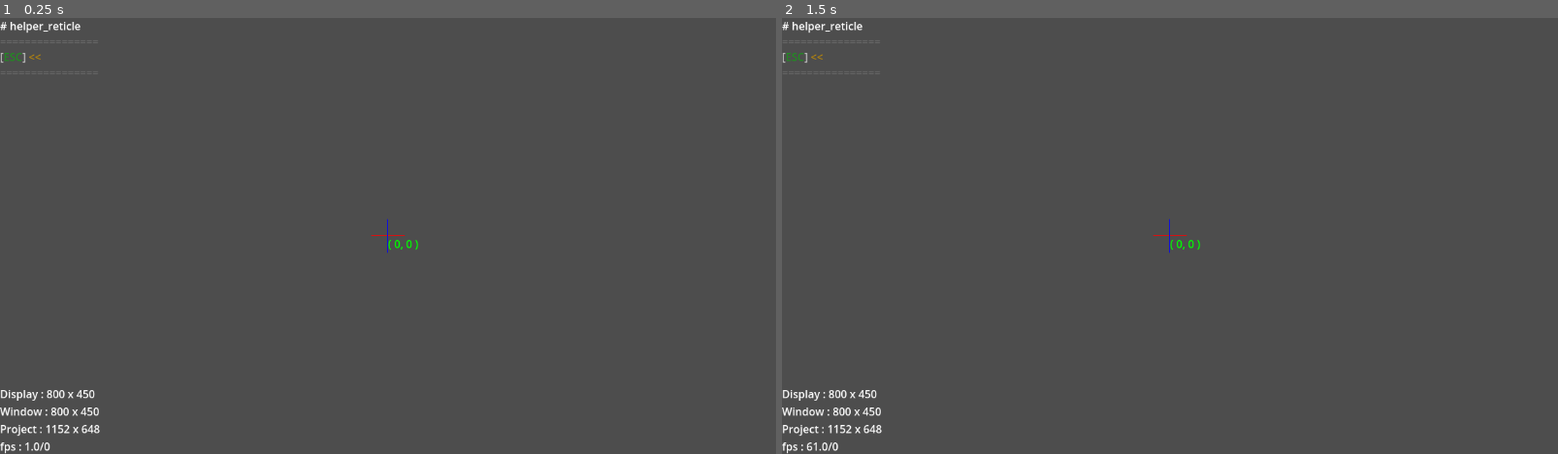
Above: before the commit, frames 1-2 (left to right).
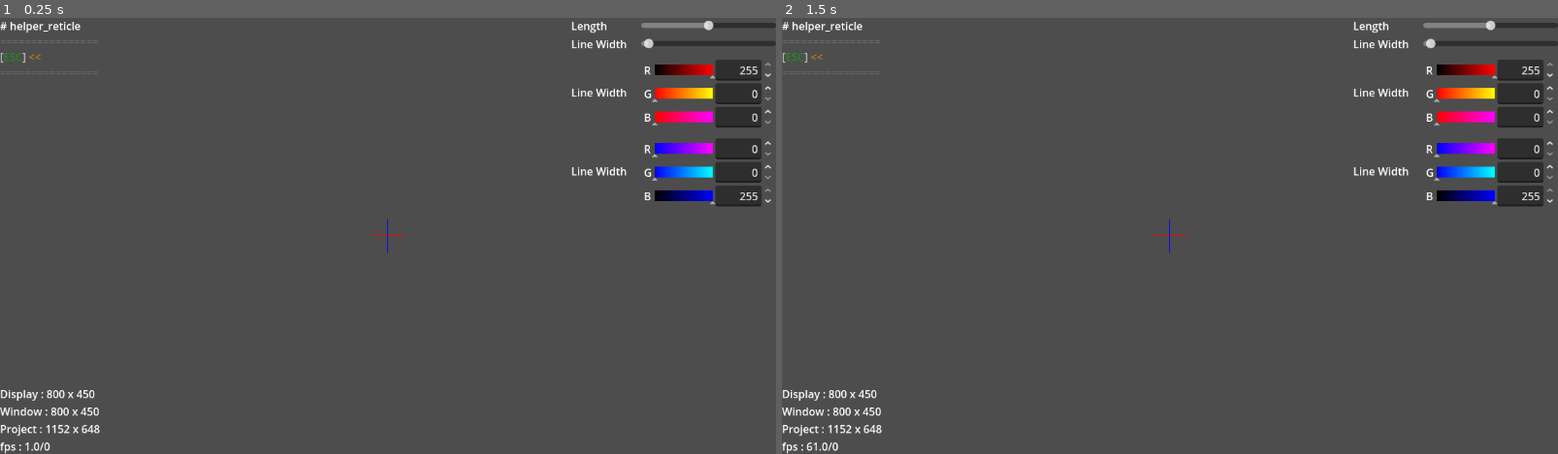
Above: after the commit, the same moments.

Repository: R2Road/godot_play_tool
Game: Godot game, scene res://test_helper/test_helper___reticle.tscn
Same seed, same stepped clock (60 frames per second), same inputs: the game is played once before the commit and once after it. This scene is started directly instead of the project's main scene.
Inputs (mouse positions are in pixels of both pictures, inside the frame that each line leads up to):
- Up to frame 1 (0.25 s): no input
- Up to frame 2 (1.5 s): tap Enter at 0.5 s; move the mouse to (1340, 214) at 0.52 s; hold D 0.53-1.25 s; tap 1 at 0.6 s; click (1340, 214) at 0.67 s; tap Space at 0.77 s; tap 2 at 0.8 s; drag from (1014, 257) to (1131, 323) at 1.27 s

The runs differ from the first frame. In frame 1, 3.6% of the frame differs, in the area x 50-100%, y 0-54%; in frame 2, 3.6%.
Error in both runs: Assertion failed. (res://addons/godot_play_tool/gdpt_global.gd:71)

Commit message:
update scene : test_helper___reticle

Diff:
--- a/project/test_helper/test_helper___reticle.gd
+++ b/project/test_helper/test_helper___reticle.gd
@@ -6,9 +6,18 @@
 static func scene_name()->String:
 	return "helper_reticle"
 
-
 static func scene_path()->String:
 	return super.scene_path()
+
+
+
+### Export #######################################################
+@export var test_helper : GDPTHelper_Reticle
+
+@export var length_slider : HSlider
+@export var line_width_slider : HSlider
+@export var color_h_picker : ColorPicker
+@export var color_v_picker : ColorPicker
 
 
 
@@ -19,3 +28,22 @@
 	pam.add_back( Key.KEY_ESCAPE )
 	pam.add_split()
 	build_summary( eSceneType.TEST )
+
+	#
+	#
+	#
+	length_slider.value = test_helper.length
+
+	line_width_slider.value = test_helper.line_width
+
+	color_h_picker.color = test_helper.color_h
+
+	color_v_picker.color = test_helper.color_v
+
+	#
+	length_slider.value_changed.connect( func( value )->void: test_helper.length = value )
+
+	line_width_slider.value_changed.connect( func( value )->void: test_helper.line_width = value )
+
+	color_h_picker.color_changed.connect( func( value )->void: test_helper.color_h = value )
+	color_v_picker.color_changed.connect( func( value )->void: test_helper.color_v = value )
--- a/project/test_helper/test_helper___reticle.tscn
+++ b/project/test_helper/test_helper___reticle.tscn
@@ -1,11 +1,92 @@
 [gd_scene load_steps=3 format=3 uid="uid://gvh05ct73ntt"]
 
 [ext_resource type="Script" uid="uid://d35mt46o4kus" path="res://test_helper/test_helper___reticle.gd" id="1_gtt6u"]
-[ext_resource type="PackedScene" uid="uid://dsuaumbxcknhr" path="res://addons/godot_play_tool/helper/helper_0_0.tscn" id="2_1a6t4"]
+[ext_resource type="PackedScene" uid="uid://8pengjsakrxj" path="res://addons/godot_play_tool/helper/helper_reticle.tscn" id="2_gtt6u"]
 
-[node name="test_helper___reticle" type="Node2D"]
+[node name="test_helper___reticle" type="Node2D" node_paths=PackedStringArray("test_helper", "length_slider", "line_width_slider", "color_h_picker", "color_v_picker")]
 script = ExtResource("1_gtt6u")
+test_helper = NodePath("helper_reticle")
+length_slider = NodePath("CanvasLayer/GridContainer/Length/Radius")
+line_width_slider = NodePath("CanvasLayer/GridContainer/Line Width/Radius")
+color_h_picker = NodePath("CanvasLayer/GridContainer/ColorH/ColorPicker")
+color_v_picker = NodePath("CanvasLayer/GridContainer/ColorV/ColorPicker")
 
 [node name="Camera2D" type="Camera2D" parent="."]
 
-[node name="helper_0_0" parent="." instance=ExtResource("2_1a6t4")]
+[node name="helper_reticle" parent="." instance=ExtResource("2_gtt6u")]
+
+[node name="CanvasLayer" type="CanvasLayer" parent="."]
+
+[node name="GridContainer" type="VBoxContainer" parent="CanvasLayer"]
+anchors_preset = 1
+anchor_left = 1.0
+anchor_right = 1.0
+offset_left = -256.0
+offset_bottom = 168.0
+grow_horizontal = 0
+size_flags_horizontal = 8
+
+[node name="Length" type="HBoxContainer" parent="CanvasLayer/GridContainer"]
+layout_mode = 2
+
+[node name="Label" type="Label" parent="CanvasLayer/GridContainer/Length"]
+custom_minimum_size = Vector2(100, 0)
+layout_mode = 2
+text = "Length"
+
+[node name="Radius" type="HSlider" parent="CanvasLayer/GridContainer/Length"]
+custom_minimum_size = Vector2(100, 0)
+layout_mode = 2
+size_flags_horizontal = 3
+size_flags_vertical = 4
+
+[node name="Line Width" type="HBoxContainer" parent="CanvasLayer/GridContainer"]
+layout_mode = 2
+
+[node name="Label" type="Label" parent="CanvasLayer/GridContainer/Line Width"]
+custom_minimum_size = Vector2(100, 0)
+layout_mode = 2
+text = "Line Width"
+
+[node name="Radius" type="HSlider" parent="CanvasLayer/GridContainer/Line Width"]
+custom_minimum_size = Vector2(100, 0)
+layout_mode = 2
+size_flags_horizontal = 3
+size_flags_vertical = 4
+max_value = 50.0
+
+[node name="ColorH" type="HBoxContainer" parent="CanvasLayer/GridContainer"]
+layout_mode = 2
+
+[node name="Label" type="Label" parent="CanvasLayer/GridContainer/ColorH"]
+custom_minimum_size = Vector2(100, 0)
+layout_mode = 2
+text = "Line Width"
+
+[node name="ColorPicker" type="ColorPicker" parent="CanvasLayer/GridContainer/ColorH"]
+custom_minimum_size = Vector2(200, 0)
+layout_mode = 2
+edit_alpha = false
+picker_shape = 4
+sampler_visible = false
+color_modes_visible = false
+hex_visible = false
+presets_visible = false
+
+[node name="ColorV" type="HBoxContainer" parent="CanvasLayer/GridContainer"]
+layout_mode = 2
+
+[node name="Label" type="Label" parent="CanvasLayer/GridContainer/ColorV"]
+custom_minimum_size = Vector2(100, 0)
+layout_mode = 2
+text = "Line Width"
+
+[node name="ColorPicker" type="ColorPicker" parent="CanvasLayer/GridContainer/ColorV"]
+custom_minimum_size = Vector2(200, 0)
+layout_mode = 2
+edit_alpha = false
+picker_shape = 4
+sampler_visible = false
+color_modes_visible = false
+hex_visible = false
+presets_visible = false
